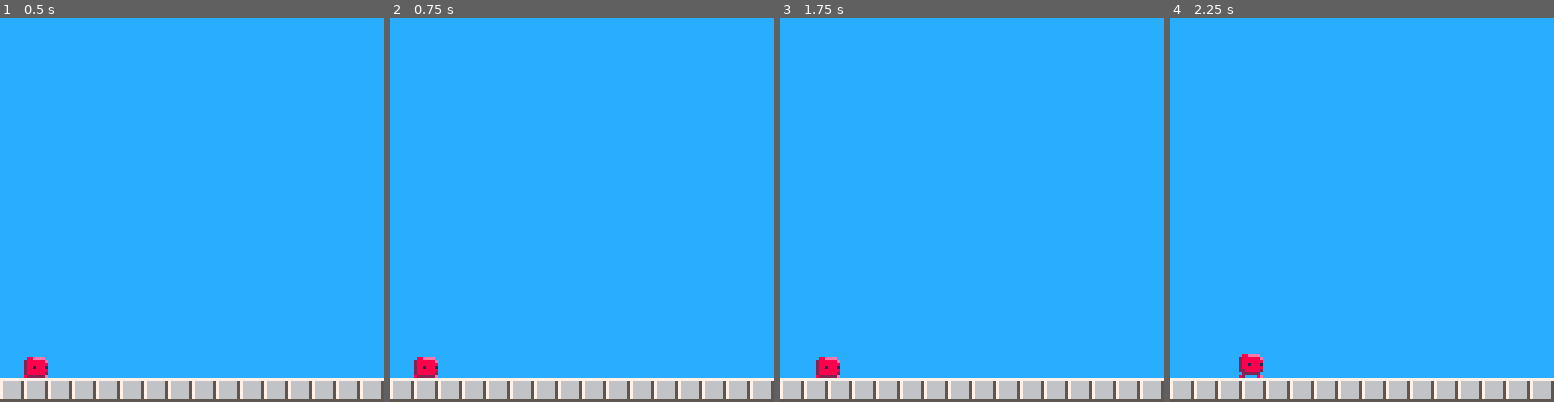
Above: before the commit, frames 1-4 (left to right).
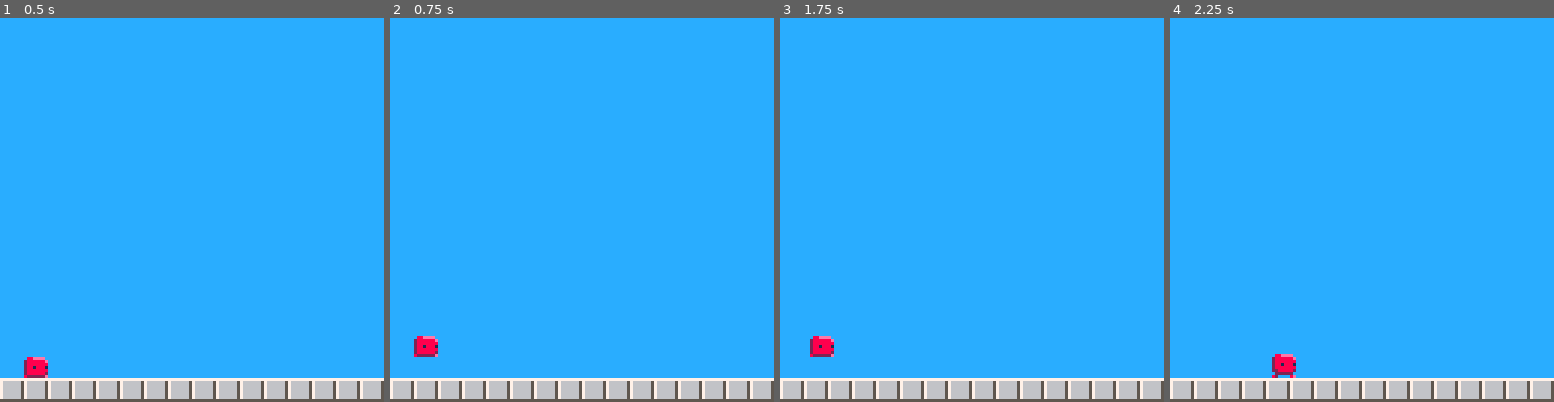
Above: after the commit, the same moments.

Repository: conner-calhoun/pico8
Game: PICO-8 cartridge cherry-warrior.p8
The game is run twice, just before and just after one commit, with the same random seed, the same clock (stepped at 60 frames per second) and the same inputs.
Inputs:
- Up to frame 1 (0.5 s): tap X (X key) at 0.33 s
- Up to frame 2 (0.75 s): tap O (Z key) at 0.7 s
- Up to frame 3 (1.75 s): tap X (X key) at 1.07 s; hold Right from 1.6 s (still down); tap O (Z key) at 1.7 s
- Up to frame 4 (2.25 s): tap X (X key) at 1.85 s; release Right at 2.1 s; tap O (Z key) at 2.1 s; hold Up from 2.15 s (still down)

Frame 1 is identical in both runs. In frame 2, 0.7% of the frame differs, in the area x 6-13%, y 82-94%; in frame 3, 0.7%; in frame 4, 0.7%, in the area x 17-33%, y 87-94%.

Commit message:
physics, still need to implement ground collision checking

Diff:
--- a/cherry-warrior.p8
+++ b/cherry-warrior.p8
@@ -9,6 +9,34 @@
 }
 left,right,up,down,use1,use2=0,1,2,3,4,5
 black,dark_blue,dark_purple,dark_green,brown,dark_gray,light_gray,white,red,orange,yellow,green,blue,indigo,pink,peach=0,1,2,3,4,5,6,7,8,9,10,11,12,13,14,15
+
+-- helper functions
+
+function min(l, r)
+	if l < r then
+		return l
+	else
+		return r
+	end
+end
+
+function max(l, r)
+	if l > r then
+		return l
+	else
+		return r
+	end
+end
+
+function lerp (from, to, step)
+	if from > to then
+		return max(to, from-step)
+	elseif from < to then
+		return min(to, from+step)
+	else
+		return to
+	end
+end
 
 -- class definitions
 
@@ -113,17 +141,50 @@
 	idle_anim = animation:new(1,2, 0.5, true)
 	self:add_anim("idle", idle_anim)
 	self.anim = "idle"
+
+	self.vel = {x=0, y=0}
+	self.jump_pow = 7
+	self.grav = 1
+	self.accel = 0.25
+	self.m_speed = 2
+	self.fric = 0.5
 end
 function player:update()
+	local floor = win.h-16
+	local moving = false
+
 	if btn(left) then
-		self.x -= 1
+		self.vel.x = max(self.vel.x-self.accel, -self.m_speed)
 		self.flip = true
+		moving = true
 	end
 
 	if btn(right) then
-		self.x += 1
+		self.vel.x = min(self.vel.x+self.accel, self.m_speed)
 		self.flip = false
-	end
+		moving = true
+	end
+
+	-- friction
+	if not moving then
+		self.vel.x = lerp(self.vel.x, 0, self.fric)
+	end
+
+	-- gravity
+	if self.y < floor then
+		self.vel.y -= self.grav
+	else -- grounded
+		self.vel.y = 0
+		self.y = floor
+	end
+
+	-- jump
+	if btnp(use1) and self.y == floor then
+		self.vel.y += self.jump_pow
+	end
+
+	self.x += self.vel.x
+	self.y -= self.vel.y
 
 	self:handle_animation()
 end
